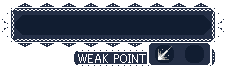
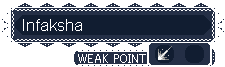
Before/after of a 225x67 layered artwork. What changed in the layer stack:
renamed "Pasted Layer" to "Infaksha", showed it, moved it above "BG", painted on it over [23, 19, 82, 31]
